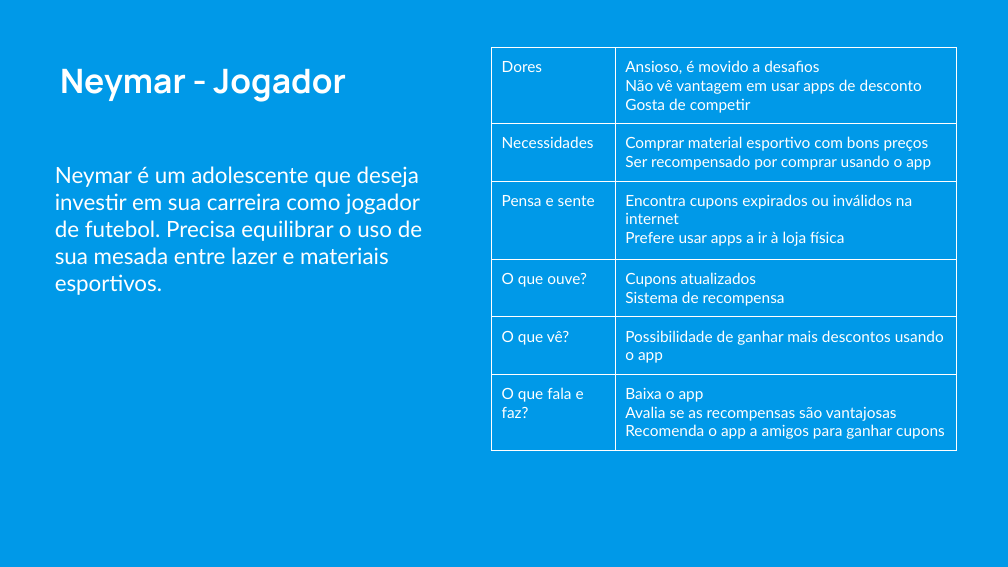
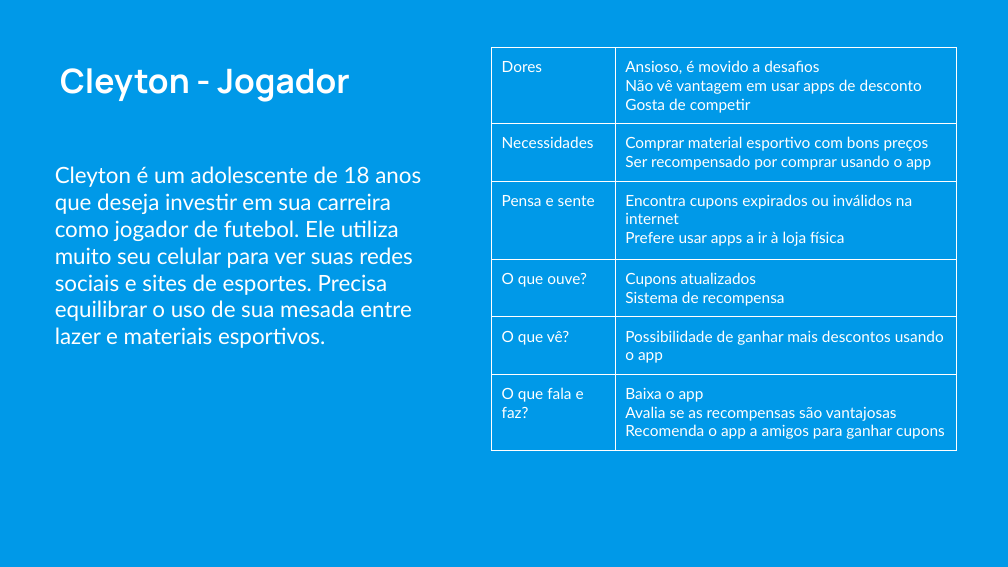
Before and after one commit to mauricio-alves/t.ex-aulas, a slide deck: slide 7 of Semana06/aula02/apresentacao t.ex.pptx. Drawn at 1008x567 pixels with LibreOffice and Linux fonts; fonts in the diff are those of the drawing. Boxes give left, top, right and bottom in pixels: in the first picture for what was removed or moved away, otherwise in the second. Text is boxed around its words. In the diff, an @@ line names an element or a change of style, - is before the commit and + after.

```diff
--- a/Semana06/aula02/apresentacao t.ex.pptx
+++ b/Semana06/aula02/apresentacao t.ex.pptx
@@ text at (60, 68, 350, 102): text changed @@
-Neymar - Jogador
+Cleyton - Jogador
@@ text at (55, 166, 421, 348): text changed @@
-Neymar é um adolescente que deseja investir em sua carreira como jogador de futebol. Precisa equilibrar o uso de sua mesada entre lazer e materiais esportivos.
+Cleyton é um adolescente de 18 anos que deseja investir em sua carreira como jogador de futebol. Ele utiliza muito seu celular para ver suas redes sociais e sites de esportes. Precisa equilibrar o uso de sua mesada entre lazer e materiais esportivos.
```
Also in this commit, not shown: 5 other slides changed, 4 other files.
